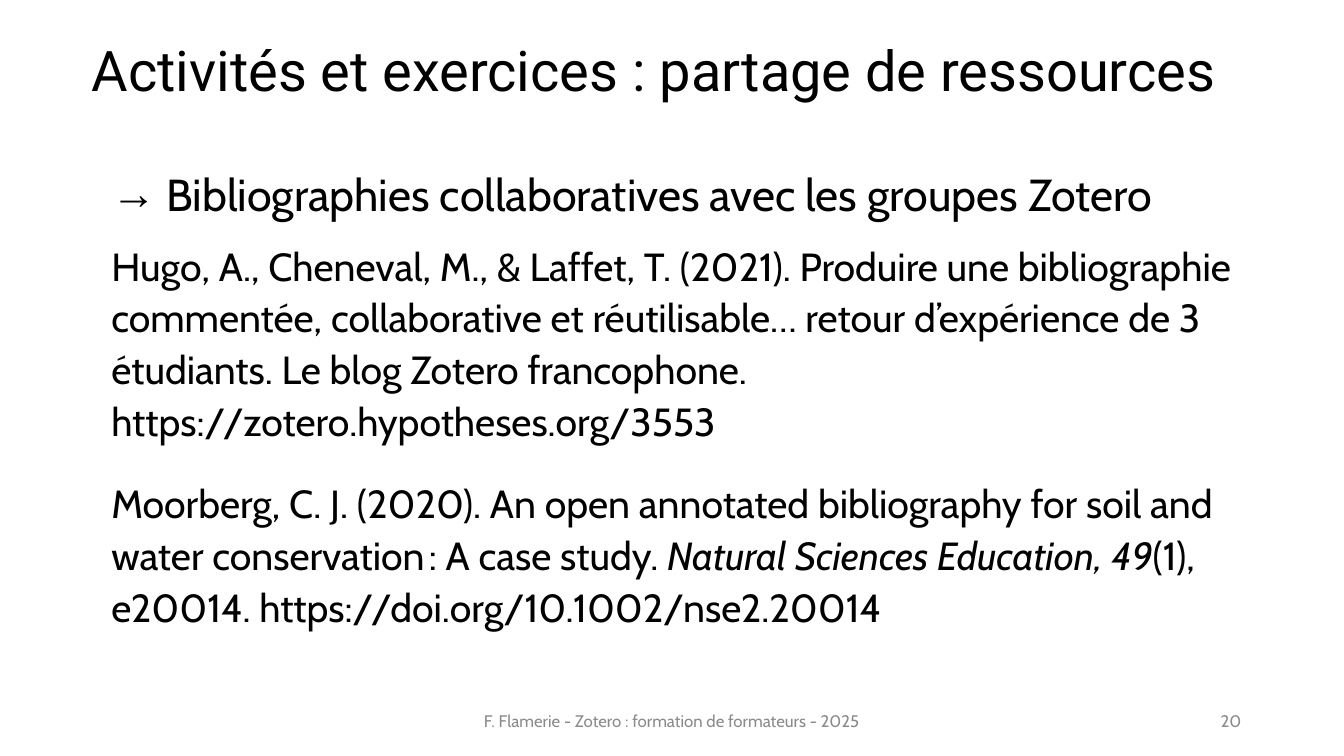
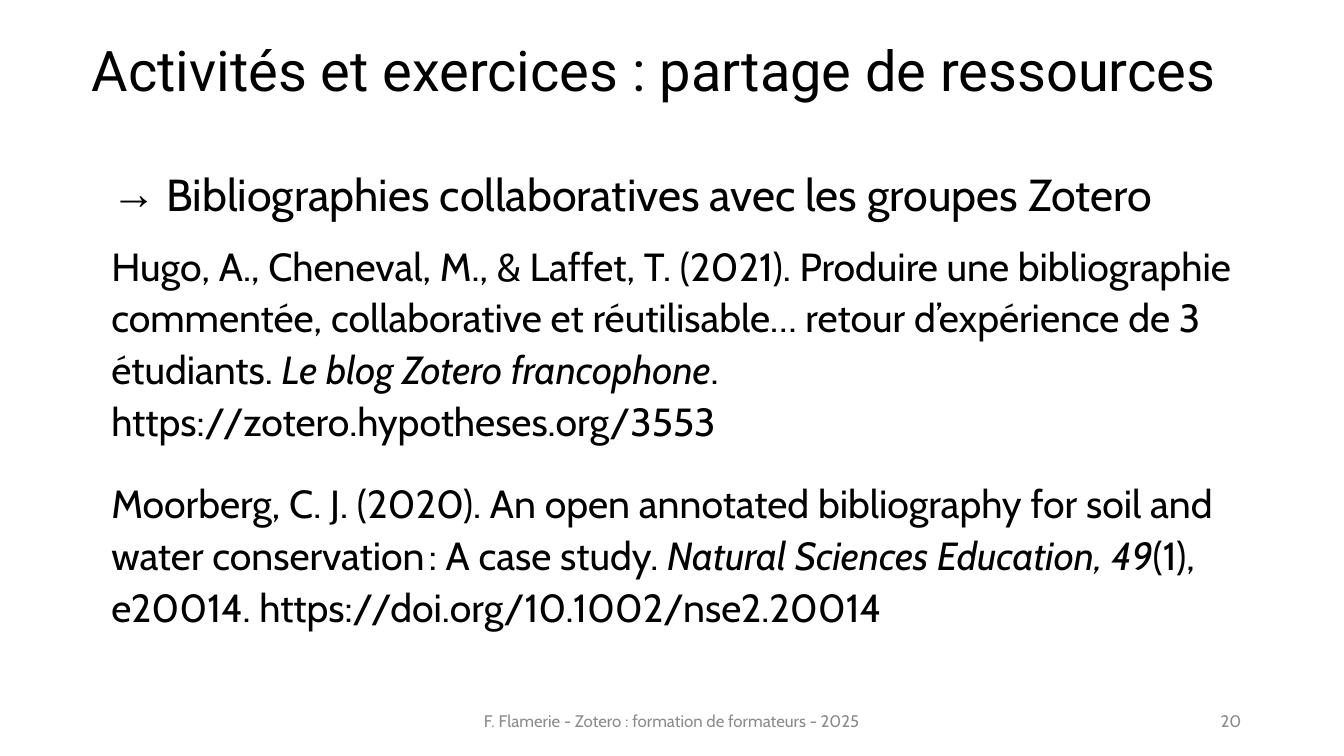
Before and after one commit to fflamerie/zotero_formateurs, a slide deck: slide 20 of docs/zotero_formateurs_COURS.odp. Drawn at 1344x756 pixels with LibreOffice and Linux fonts; fonts in the diff are those of the drawing. Boxes give left, top, right and bottom in pixels: in the first picture for what was removed or moved away, otherwise in the second. Text is boxed around its words. In the diff, an @@ line names an element or a change of style, - is before the commit and + after.

```diff
--- a/docs/zotero_formateurs_COURS.odp
+++ b/docs/zotero_formateurs_COURS.odp
@@ text at box(111, 251, 1231, 446): italic on in "Le blog Zotero francophone." @@
```
Also in this commit, not shown: 2 other slides changed, 1 other file.
